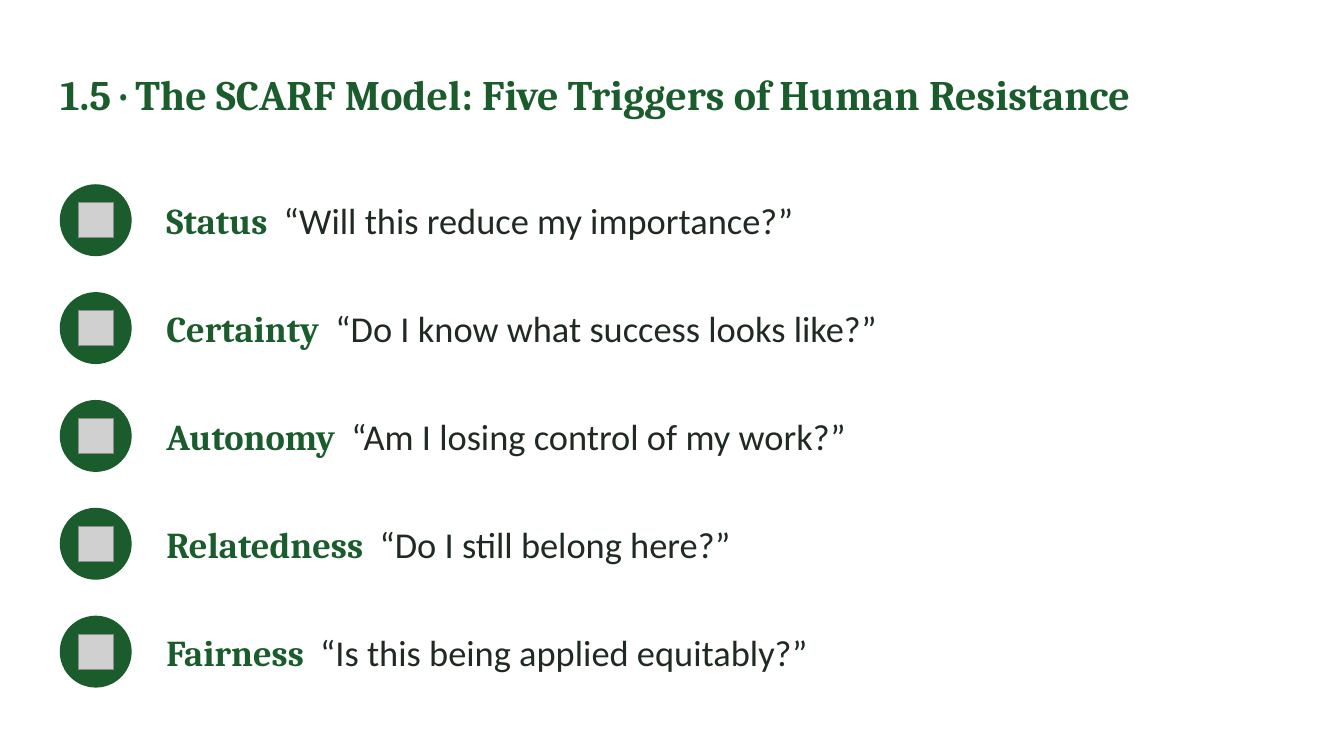
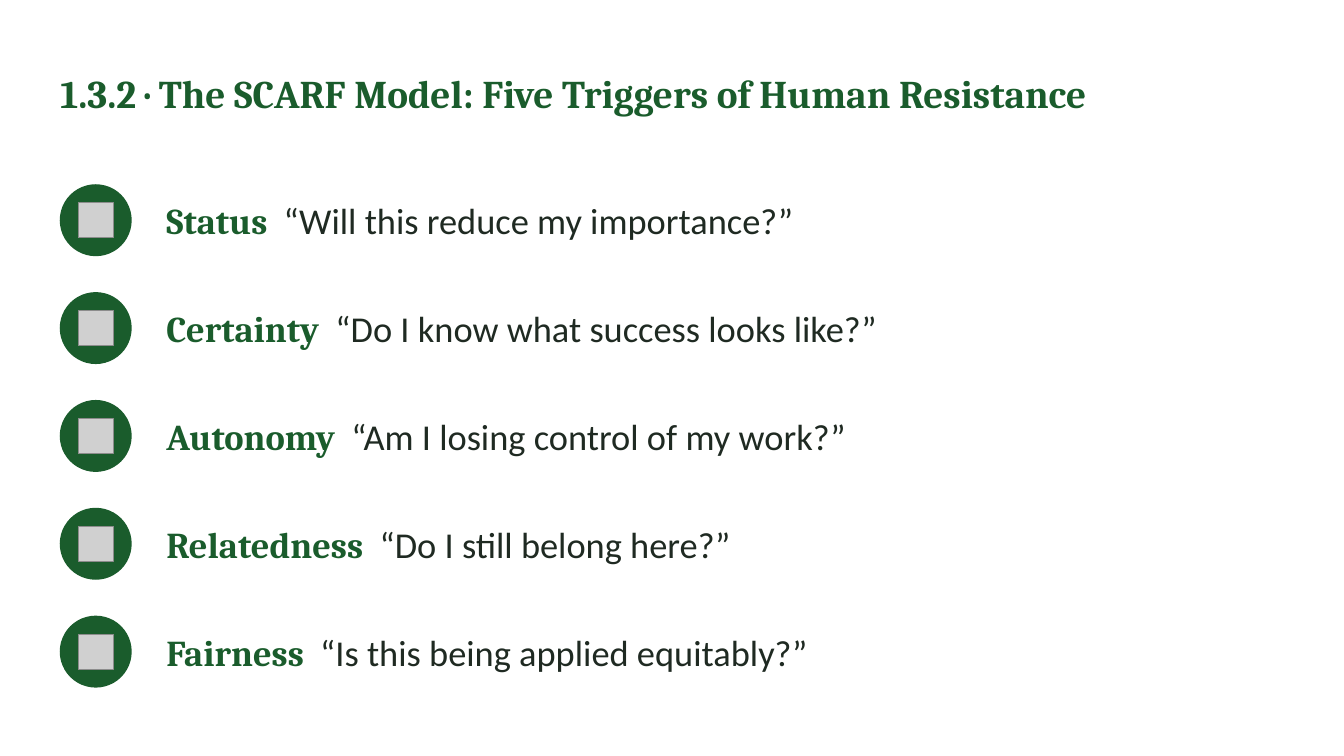
Before and after one commit to IBSL26/ibsl-platform, a slide deck: slide 15 of Unit decks/Unit 05 - Aligning Heart & Mind.pptx. Drawn at 1344x756 pixels with LibreOffice and Linux fonts; fonts in the diff are those of the drawing; grey boxes stand for pictures. Boxes give left, top, right and bottom in pixels: in the first picture for what was removed or moved away, otherwise in the second. Text is boxed around its words. In the diff, an @@ line names an element or a change of style, - is before the commit and + after.

```diff
--- a/Unit decks/Unit 05 - Aligning Heart & Mind.pptx
+++ b/Unit decks/Unit 05 - Aligning Heart & Mind.pptx
@@ text at (x1=60, y1=80, x2=1086, y2=117): text changed; size 30 to 28 pt @@
-1.5 · The SCARF Model: Five Triggers of Human Resistance
+1.3.2 · The SCARF Model: Five Triggers of Human Resistance
```
Also in this commit, not shown: 12 other slides changed, 5 slides added, 6 slides removed, 42 other files.
